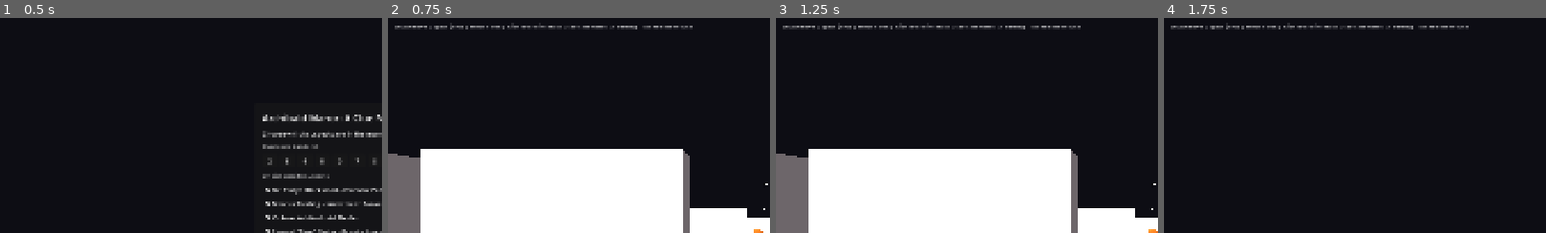
Above: before the commit, frames 1-4 (left to right).
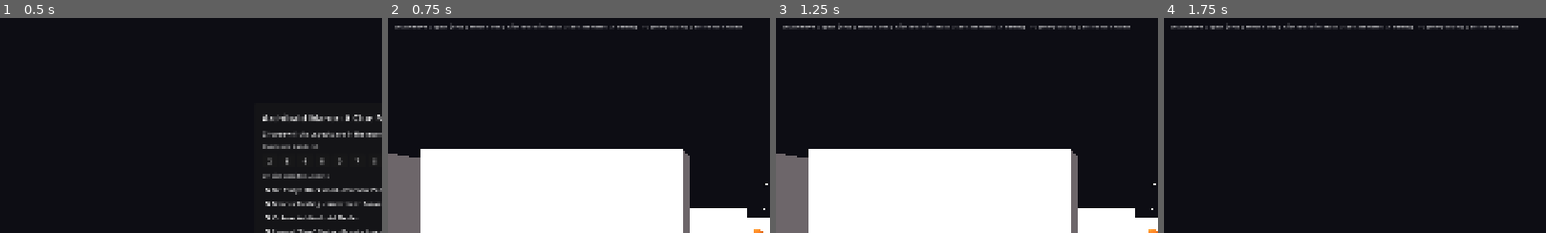
Above: after the commit, the same moments.

Repository: TylerHat/ArchibaldManorMystery
Game: Godot game, scene res://Scenes/Main.tscn
Two runs of this game, one before a commit and one after it. Both use one fixed random seed, a clock stepped at 60 frames per second and the inputs below.
Inputs (mouse positions are % of the whole screen's width and height, from its top left):
- Up to frame 1 (0.5 s): no input
- Up to frame 2 (0.75 s): click "Start Game" at 0.5 s
- Up to frame 3 (1.25 s): no input
- Up to frame 4 (1.75 s): move the mouse to (55, 50) at 1.27 s; hold W (move_forward) from 1.28 s (still down); hold E (interact) from 1.28 s (still down); click (55, 50) at 1.42 s; tap Space (jump) at 1.52, 1.55 s
The pictures show only the part of the screen within x 0-50%, y 0-50%; the shares and areas given below are measured in that part.

Frame 1 is identical in both runs. In frame 2, 0.2% of the frame differs, in the area x 67-93%, y 3-6%; in frame 3, 0.2%; in frame 4, 0.2%.

Commit message:
another attempt at the group meetup

Diff:
--- a/scripts/GameManager.gd
+++ b/scripts/GameManager.gd
@@ -24,6 +24,11 @@
 # several times faster than a private one, because every attendee's line is
 # written into every other attendee's history.
 const OLLAMA_NUM_CTX := 8192
+
+# How much of a suspect's private interview gets replayed into their group-scene
+# turn prompt. See private_recap() for why this exists at all.
+const RECAP_MAX_ITEMS := 4
+const RECAP_MAX_CHARS := 160
 
 const VICTIM_NAME := "Lord Reginald Archibald"
 const MURDER_ROOM := "the Billiard Room"
@@ -143,6 +148,13 @@
 ## in _ready() so it rides on the same request queue as everything else.
 var group_chat: Node = null
 
+## When true, every group-scene request prints the exact message list it's
+## sending to the Godot console. Toggled with F2 in-game. Worth reaching for
+## whenever a suspect seems to have forgotten something - it shows at a glance
+## whether the information is missing from the payload (a bug) or present but
+## buried far from the generation point (a prompting problem). Testing aid only.
+var debug_dump_group: bool = false
+
 var murderer_id: String = ""
 var murder_weapon: String = ""
 var murder_time: String = ""
@@ -202,6 +214,7 @@
 	_add_key_action("toggle_notes", KEY_TAB)
 	_add_key_action("jump", KEY_SPACE)
 	_add_key_action("toggle_debug", KEY_F1)
+	_add_key_action("toggle_prompt_dump", KEY_F2)
 
 
 func _add_key_action(action_name: String, keycode: int) -> void:
@@ -323,6 +336,54 @@
 		"options": {"num_predict": MAX_RESPONSE_TOKENS, "temperature": 0.8, "num_ctx": OLLAMA_NUM_CTX},
 	}
 	_enqueue({"kind": "dialogue", "character_id": id, "question": question, "body": body})
+
+
+## A compact reminder of what this suspect has already told the detective in
+## private - their own answers only, newest last, one per line.
+##
+## Their full interview is already in their history and is sent with every
+## group request, so this is NOT about the model lacking the information. It's
+## about where the information sits. By the third round of a meetup the
+## interview is a dozen messages back, behind everyone else's chatter, and
+## generation is dominated by what's nearest - so the suspect drifts off the
+## story they gave you an hour ago without ever noticing. Replaying it at the
+## generation point costs ~80 tokens and puts their own account where the model
+## is actually looking.
+##
+## Group lines are excluded on purpose: those are already public, and the
+## interesting failure is a private story quietly diverging from a public one.
+func private_recap(character_id: String) -> String:
+	var answers := []
+	for e in transcript:
+		if String(e["character_id"]) != character_id:
+			continue
+		if String(e.get("scene", "")) == "group":
+			continue
+		answers.append(String(e["answer"]))
+	if answers.is_empty():
+		return ""
+	if answers.size() > RECAP_MAX_ITEMS:
+		answers = answers.slice(answers.size() - RECAP_MAX_ITEMS)
+
+	var out := ""
+	for a in answers:
+		out += "- %s\n" % _condense(String(a))
+	return out
+
+
+## Flattens an answer to a single line and clips it at a word boundary, so a
+## rambling reply doesn't cost as much as the rest of the turn prompt.
+func _condense(text: String) -> String:
+	var t := text.strip_edges().replace("\n", " ").replace("\r", " ")
+	while t.find("  ") != -1:
+		t = t.replace("  ", " ")
+	if t.length() <= RECAP_MAX_CHARS:
+		return t
+	var cut := t.substr(0, RECAP_MAX_CHARS)
+	var space := cut.rfind(" ")
+	if space > int(RECAP_MAX_CHARS / 2.0):
+		cut = cut.substr(0, space)
+	return cut + "..."
 
 
 ## Adds something a character HEARD to their private memory without asking
@@ -355,11 +416,18 @@
 		return
 	var messages: Array = _histories[id].duplicate()
 	messages.append({"role": "user", "content": prompt})
+	if debug_dump_group:
+		_dump_group_payload(id, messages)
 	var body := {
 		"model": OLLAMA_MODEL,
 		"messages": messages,
 		"stream": false,
-		"options": {"num_predict": GROUP_MAX_TOKENS, "temperature": 0.85, "num_ctx": OLLAMA_NUM_CTX},
+		# Lower temperature than one-on-one dialogue on purpose. In a private
+		# interview a bit of variety makes a suspect feel alive; in a group
+		# scene the same variety reads as a character who can't keep their
+		# story straight, because every line is immediately checkable against
+		# what they said two turns ago in front of witnesses.
+		"options": {"num_predict": GROUP_MAX_TOKENS, "temperature": 0.6, "num_ctx": OLLAMA_NUM_CTX},
 	}
 	_enqueue({
 		"kind": "group",
@@ -369,6 +437,26 @@
 		"token": token,
 		"body": body,
 	})
+
+
+## Prints one group request's full message list, with each message's distance
+## from the generation point - the number that actually matters when a suspect
+## seems to have forgotten something. Roughly 4 characters per token.
+func _dump_group_payload(id: String, messages: Array) -> void:
+	var c := get_character(id)
+	var total := 0
+	for msg in messages:
+		total += String(msg["content"]).length()
+
+	print("\n===== GROUP PROMPT -> %s =====" % String(c.get("name", id)))
+	print("%d messages, %d chars (~%d tokens), num_ctx=%d" % [messages.size(), total, int(total / 4.0), OLLAMA_NUM_CTX])
+	for i in range(messages.size()):
+		var msg: Dictionary = messages[i]
+		var content := String(msg["content"]).replace("\n", " | ")
+		if content.length() > 220:
+			content = content.substr(0, 220) + "..."
+		print("[%2d] (%2d back) %9s: %s" % [i, messages.size() - i, String(msg["role"]), content])
+	print("===== end =====\n")
 
 
 ## Strips a "Marcus:" / "Marcus Sterling:" / "**Marcus**:" style speaker label
--- a/scripts/GroupChat.gd
+++ b/scripts/GroupChat.gd
@@ -38,6 +38,10 @@
 ## how many suspects are left. 1 means it has quietly become a private
 ## conversation; 0 means there's no one left to talk to.
 signal quorum_lost(remaining)
+
+## How many of a suspect's own lines from the current scene get replayed into
+## their turn prompt so they don't contradict themselves mid-confrontation.
+const OWN_LINE_RECAP := 3
 
 var active: bool = false
 var attendees: Array = [] # character_ids, snapshotted when the scene opens
@@ -351,12 +355,55 @@
 func _build_turn_prompt(id: String) -> String:
 	var c: Dictionary = _gm.get_character(id)
 	var text := "[The hall is waiting for you to answer.]\n"
-	text += "You are %s. Say ONE short line out loud to the room - 1 to 2 sentences. " % String(c.get("name", ""))
+
+	# Their own earlier account, replayed here rather than left buried under
+	# everyone else's hall chatter. This is the difference between a suspect who
+	# holds their story under pressure and one who quietly drifts off it.
+	var recap: String = _gm.private_recap(id)
+	if recap != "":
+		text += "\nWhat you have already told the detective in private:\n"
+		text += recap
+
+	# And what they've said in THIS room, in this scene. Just as important:
+	# without it a suspect will cheerfully contradict a line they gave two
+	# turns ago, because by then it's several messages back behind three other
+	# people talking. Their own words are the last thing they should be losing
+	# track of.
+	var said: String = _own_recent_lines(id)
+	if said != "":
+		text += "\nWhat you have already said out loud in this room:\n"
+		text += said
+
+	if recap != "" or said != "":
+		text += "All of the above is your own account. Stay consistent with it - do not deny or "
+		text += "reword something you already said. If someone in this room contradicts it, challenge them.\n"
+
+	text += "\nYou are %s. Say ONE short line out loud to the room - 1 to 2 sentences. " % String(c.get("name", ""))
 	text += "Answer the detective, respond to what someone just said, disagree with them, "
 	text += "or call someone out if you believe they are lying. "
-	text += "Remember everything you have already told the detective in private - do not contradict yourself by accident. "
+	text += "Only refer to things you actually remember - if the detective describes an event you have "
+	text += "no memory of, say so plainly rather than playing along. "
 	text += "Do not narrate actions. Do not speak for anyone else. Do not write your own name before your line."
 	return text
+
+
+## This suspect's own spoken lines from the current scene, oldest first, capped
+## to the most recent few. Pulled from scene_log rather than the transcript
+## because it's already scene-scoped - what they said in a meetup an hour ago
+## isn't what they're at risk of contradicting right now.
+func _own_recent_lines(id: String) -> String:
+	var mine := []
+	for e in scene_log:
+		if e["kind"] == "say" and String(e["speaker_id"]) == id:
+			mine.append(String(e["text"]))
+	if mine.is_empty():
+		return ""
+	if mine.size() > OWN_LINE_RECAP:
+		mine = mine.slice(mine.size() - OWN_LINE_RECAP)
+	var out := ""
+	for line in mine:
+		out += "- %s\n" % line
+	return out
 
 
 # ------------------------------------------------------ response handling --
--- a/scripts/Main.gd
+++ b/scripts/Main.gd
@@ -343,6 +343,9 @@
 			toggle_notes()
 	elif event.is_action_pressed("toggle_debug"):
 		toggle_debug()
+	elif event.is_action_pressed("toggle_prompt_dump"):
+		GameManager.debug_dump_group = not GameManager.debug_dump_group
+		print("[DEBUG] Group prompt dump %s - the next line spoken in a hall meetup will print its full payload." % ("ON" if GameManager.debug_dump_group else "OFF"))
 
 
 # ---------------------------------------------------------------- geometry --
@@ -964,7 +967,7 @@
 	ui_layer.add_child(prompt_label)
 
 	var help := Label.new()
-	help.text = "WASD move | Space jump | Mouse look | Click or E to interact | Tab case notes | F1 debug | Esc release mouse"
+	help.text = "WASD move | Space jump | Mouse look | Click or E to interact | Tab case notes | F1 debug | F2 prompt dump | Esc release mouse"
 	help.set_anchors_preset(Control.PRESET_TOP_LEFT)
 	help.position = Vector2(16, 16)
 	help.add_theme_font_size_override("font_size", 14)
